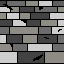
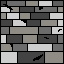
Revision of a layered (64, 64) image; what changed, layer by layer:
added layer "Layer 3" above "Layer 2" over [0, 1, 64, 63]
